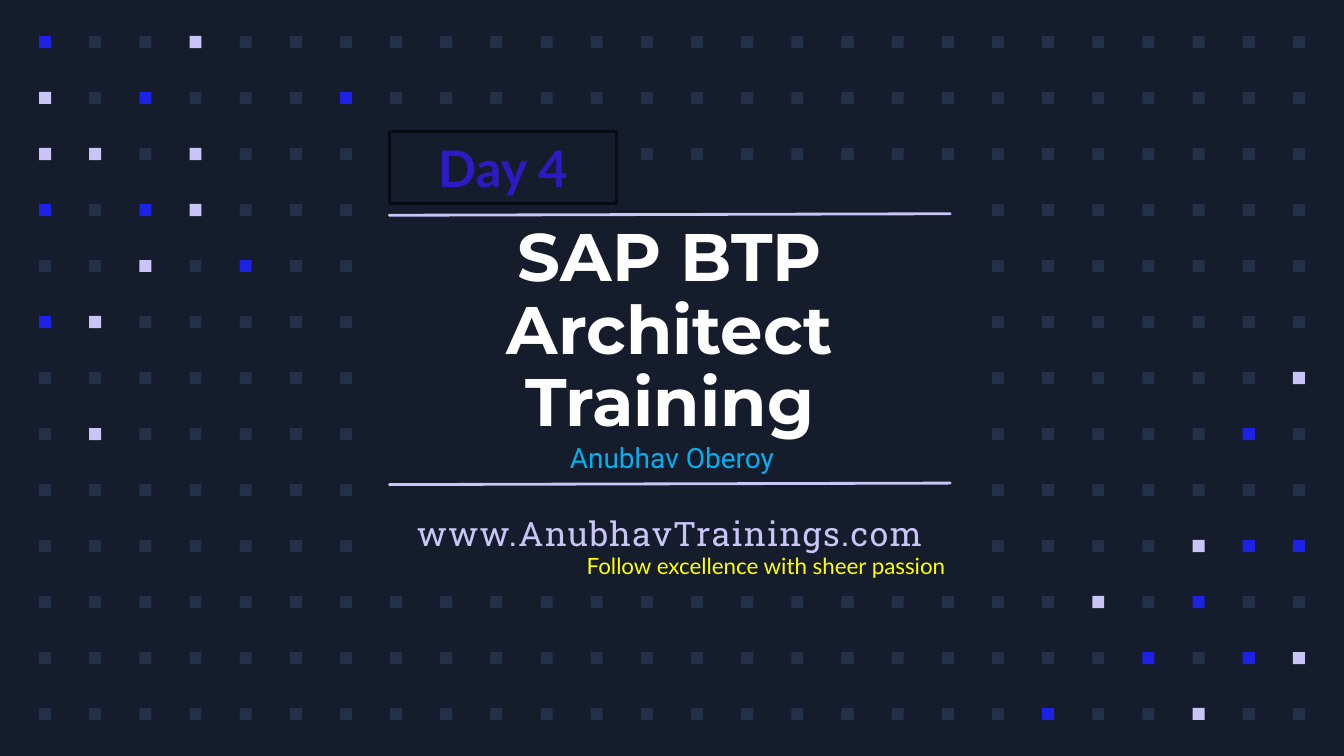
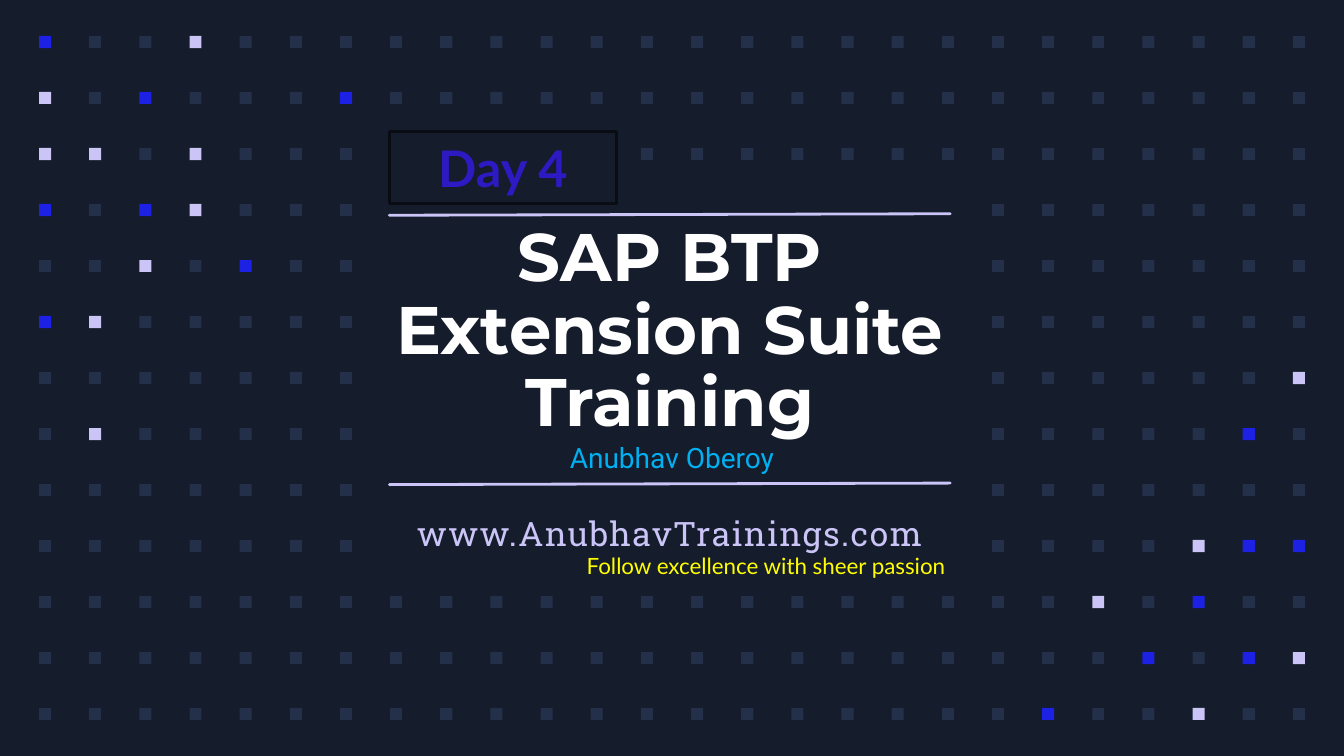
Before and after one commit to soyuztechnologies/SAP_BTP_Training_CLD200, a slide deck: slide 1 of Day 4/Day 4 -BTP Training.pptx. Drawn at 1344x756 pixels with LibreOffice and Linux fonts; fonts in the diff are those of the drawing; background and template pictures are left out. Boxes give left, top, right and bottom in pixels: in the first picture for what was removed or moved away, otherwise in the second. Text is boxed around its words. In the diff, an @@ line names an element or a change of style, - is before the commit and + after.

```diff
--- a/Day 4/Day 4 -BTP Training.pptx
+++ b/Day 4/Day 4 -BTP Training.pptx
@@ title at (396,216,943,440): text changed @@
-SAP BTP Architect Training
+SAP BTP Extension Suite Training
```
Also in this commit, not shown: 2 other slides changed, 18 slides added, 6 other files.
